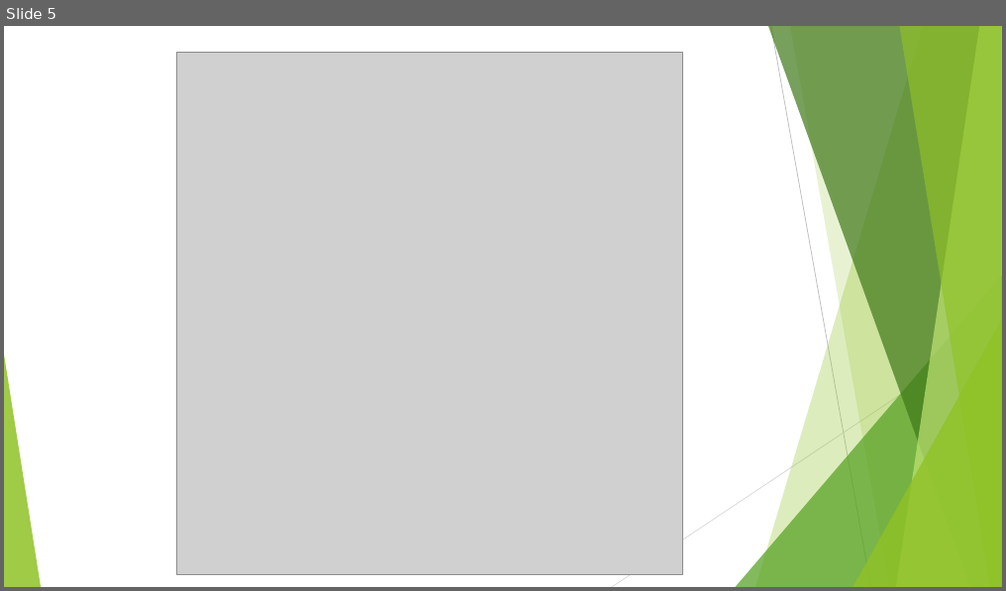
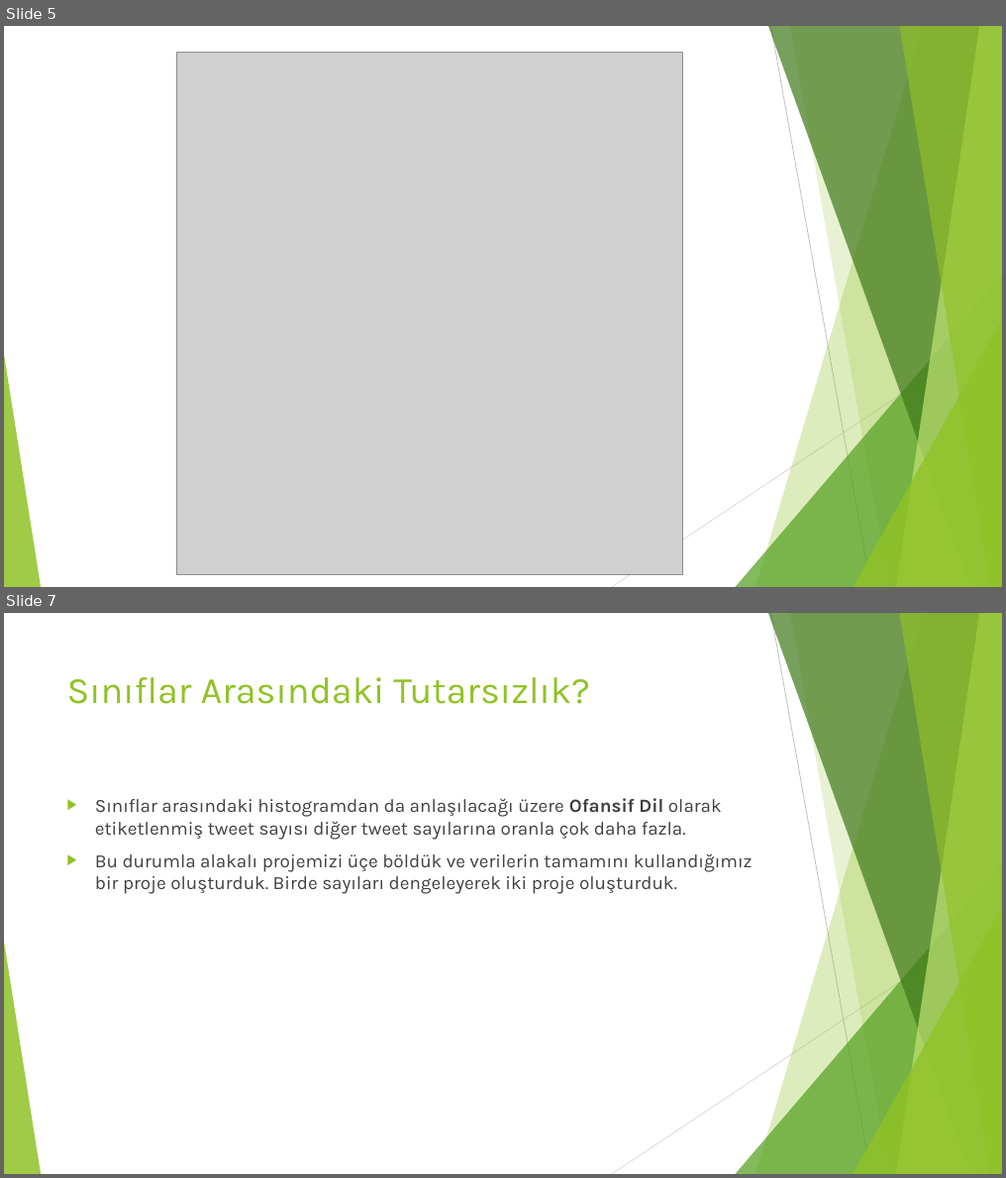
Before and after one commit to Ouzx/Python-TextMining, a slide deck: Nefret Soylemi vs Ofansif Dil.pptx. Shown one above the other, each under a label of ours: slide 5 before the commit, slides 5 and 7 after it; the slides between them are not shown. The pictures are 1006x591 and 1006x1178 pixels, drawn with LibreOffice and Linux fonts; fonts in the diff are those of the drawing; grey boxes stand for pictures. Boxes give left, top, right and bottom in pixels: in the first picture for what was removed or moved away, otherwise in the second. Text is boxed around its words. In the diff, an @@ line names an element or a change of style, - is before the commit and + after.

```diff
--- a/Nefret Soylemi vs Ofansif Dil.pptx
+++ b/Nefret Soylemi vs Ofansif Dil.pptx
@@ slide 7 added at (4,613,1002,1174), background #FFFFFF; not listed: 10 template elements that a slide beside it also shows @@
@@ title added at (67,677,590,704), 36 pt, text #90C226 @@
+Sınıflar Arasındaki Tutarsızlık?
@@ text added at (95,798,752,894), 18 pt, text #404040 @@
+▶ Sınıflar arasındaki histogramdan da anlaşılacağı üzere Ofansif Dil olarak etiketlenmiş tweet sayısı diğer tweet sayılarına oranla çok daha fazla.
+▶ Bu durumla alakalı projemizi üçe böldük ve verilerin tamamını kullandığımız bir proje oluşturduk. Birde sayıları dengeleyerek iki proje oluşturduk.
```
Also in this commit, not shown: 2 slides changed, 2 other slides added, 8 other files.
